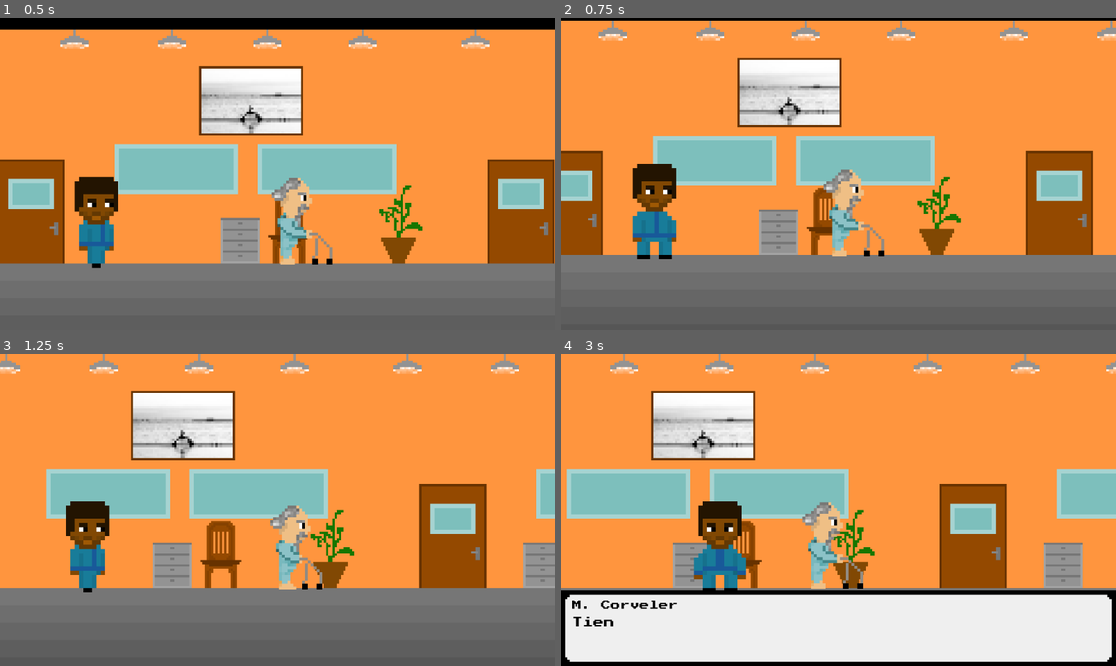
Above: before the commit, frames 1-4 (two rows, left to right).
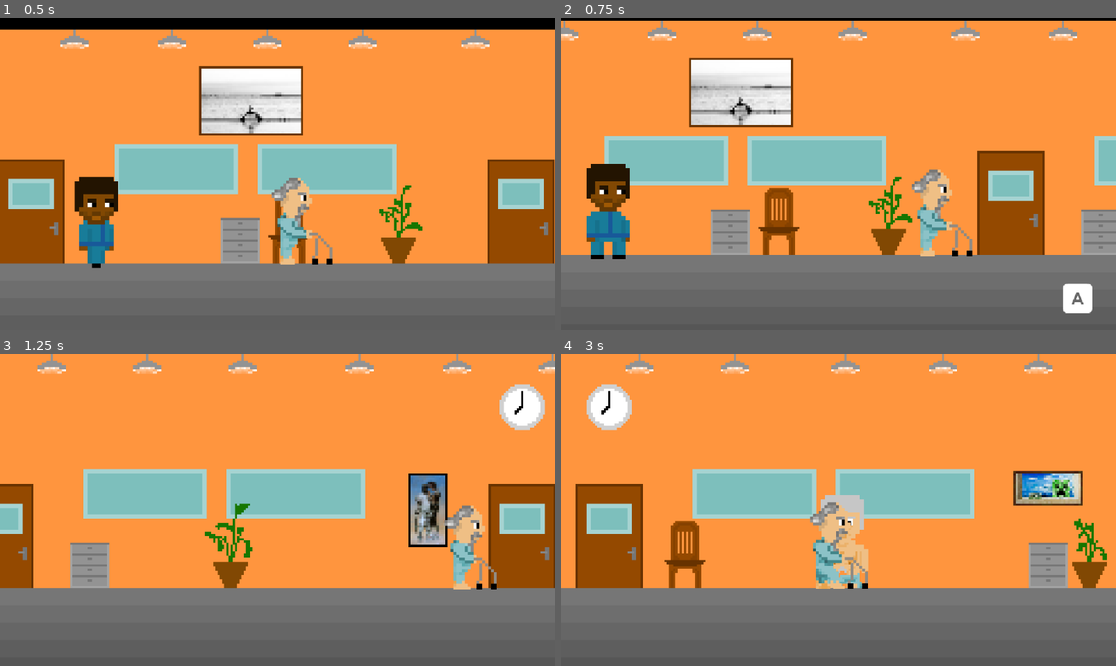
Above: after the commit, the same moments.

Repository: qcorveler/RGAME
Game: Godot game, scene res://Scenes/Levels/LevelIntro.tscn
Same seed, same stepped clock (60 frames per second), same inputs: the game is played once before the commit and once after it. This scene is started directly instead of the project's main scene.
Inputs:
- Up to frame 1 (0.5 s): no input
- Up to frame 2 (0.75 s): tap Enter (ui_accept) at 0.5 s; hold D (move_right) from 0.53 s (still down); hold Q (interact_a) from 0.53 s (still down)
- Up to frame 3 (1.25 s): keep holding D (move_right); keep holding Q (interact_a); tap Space (jump) at 0.77 s
- Up to frame 4 (3 s): release Q (interact_a) at 1.28 s; tap Backspace at 1.35 s; tap Space (jump) at 1.52 s; release D (move_right) at 2.03 s; hold A (move_left) 2.03-2.78 s; tap Keypad Enter at 2.1 s; hold D (move_right) from 2.78 s (still down); tap Q (interact_a) at 2.85 s

Frame 1 is identical in both runs. In frame 2, 31% of the frame differs, in the area x 0-100%, y 0-95%; in frame 3, 28%; in frame 4, 55%, in the area x 0-100%, y 0-100%.

Commit message:
Ajout de la transition entre les scènes LevelIntro + Level1 et ajout de l'effet de pixelisation

Diff:
--- a/raf-game/Scenes/Levels/LevelIntro.tscn
+++ b/raf-game/Scenes/Levels/LevelIntro.tscn
@@ -1,7 +1,8 @@
-[gd_scene load_steps=17 format=3 uid="uid://j3vno6m6c6ng"]
+[gd_scene load_steps=19 format=3 uid="uid://j3vno6m6c6ng"]
 
 [ext_resource type="Script" uid="uid://bl0x6ooit8gpl" path="res://Scripts/LevelIntro/level_intro.gd" id="1_ted0y"]
 [ext_resource type="PackedScene" uid="uid://b2m46f548yywj" path="res://Scenes/UI/pause_menu.tscn" id="2_jroud"]
+[ext_resource type="Shader" uid="uid://txrnk8fpn0jc" path="res://Shaders/Pixelise.gdshader" id="2_ke6a2"]
 [ext_resource type="Texture2D" uid="uid://flp0e0f07g3g" path="res://Img/Background/LevelIntro/Ehpad couloir-1.png" id="2_vswdf"]
 [ext_resource type="Texture2D" uid="uid://cycdqcq522h1e" path="res://Img/Background/LevelIntro/Ehpad couloir-2.png" id="3_4yojd"]
 [ext_resource type="Texture2D" uid="uid://clgc6rw11ve8q" path="res://Img/Background/LevelIntro/Ehpad couloir-3.png" id="4_ibo0l"]
@@ -38,6 +39,11 @@
 [sub_resource type="SegmentShape2D" id="SegmentShape2D_s7lup"]
 
 [sub_resource type="SegmentShape2D" id="SegmentShape2D_ibo0l"]
+
+[sub_resource type="ShaderMaterial" id="ShaderMaterial_2xmef"]
+shader = ExtResource("2_ke6a2")
+shader_parameter/pixel_size_pixels = 1.0
+shader_parameter/strength = 1.0
 
 [node name="LevelIntro" type="Node2D"]
 script = ExtResource("1_ted0y")
@@ -87,7 +93,7 @@
 
 [node name="PlayerRafVieux" parent="World" instance=ExtResource("8_jroud")]
 collision_mask = 3
-speed = 200
+speed = 2255
 jump_velocity = 0
 metadata/_edit_group_ = true
 
@@ -99,5 +105,15 @@
 
 [node name="Screen" parent="UI" instance=ExtResource("12_5bvio")]
 
+[node name="Pixelate" type="ColorRect" parent="UI"]
+material = SubResource("ShaderMaterial_2xmef")
+anchors_preset = 15
+anchor_right = 1.0
+anchor_bottom = 1.0
+grow_horizontal = 2
+grow_vertical = 2
+
 [node name="PauseMenu" parent="UI" instance=ExtResource("2_jroud")]
 visible = false
+
+[connection signal="pwd_correct" from="UI/Screen" to="." method="_on_screen_pwd_correct"]
--- a/raf-game/Scenes/Levels/level_1.tscn
+++ b/raf-game/Scenes/Levels/level_1.tscn
@@ -6,6 +6,7 @@
 [ext_resource type="PackedScene" uid="uid://b2m46f548yywj" path="res://Scenes/UI/pause_menu.tscn" id="3_3mqfk"]
 [ext_resource type="PackedScene" uid="uid://cvjixclkbpycv" path="res://Scenes/Personnages/PNJ/lama.tscn" id="4_cyadu"]
 [ext_resource type="Texture2D" uid="uid://bvh233qk6lq47" path="res://Lights/Lumière_Joueur.png" id="4_xgxfi"]
+[ext_resource type="Script" uid="uid://lr3ex5tifp70" path="res://Scripts/Lights/light_script.gd" id="5_5f3p6"]
 
 [sub_resource type="SpriteFrames" id="SpriteFrames_cyadu"]
 animations = [{
@@ -75,9 +76,13 @@
 scale = Vector2(3, 3)
 
 [node name="PointLight2D" type="PointLight2D" parent="World/Lama"]
+color = Color(1, 1, 0.46666667, 1)
 range_item_cull_mask = 7
 texture = ExtResource("4_xgxfi")
+offset = Vector2(-7, 0)
 texture_scale = 0.42
+script = ExtResource("5_5f3p6")
+base_texture_scale = 0.42
 
 [node name="Player" parent="World" instance=ExtResource("1_tlcug")]
 position = Vector2(393, 231)
@@ -86,6 +91,8 @@
 [node name="PointLight2D" type="PointLight2D" parent="World/Player"]
 range_item_cull_mask = 3
 texture = ExtResource("4_xgxfi")
+texture_scale = 1.87
+script = ExtResource("5_5f3p6")
 
 [node name="UI" type="CanvasLayer" parent="."]
 
--- a/raf-game/Scripts/LevelIntro/level_intro.gd
+++ b/raf-game/Scripts/LevelIntro/level_intro.gd
@@ -25,6 +25,8 @@
 
 var dialogue_index := 0
 @onready var scene_dialogues = DialogueLoader.dialogues["level_intro"]
+
+@onready var pixelate = ui.get_node("Pixelate")
 
 var screen_reached : bool = false
 
@@ -84,6 +86,9 @@
 	# Gestion de l'écran d'ordinateur
 	screen.set_visible(false)
 
+	# Gestion de la pixélisation
+	pixelate.visible = false
+
 func _process(_delta):
 	# Tableau Saint Malo
 	saint_malo = 850 <= player.position.x and player.position.x <= 1200 and !screen_reached
@@ -122,3 +127,21 @@
 		if storage :
 			dialoguePanel.set_lines(scene_dialogues["storage"]["lines"])
 			dialoguePanel.set_active(true)
+
+func pixelate_in():
+	pixelate.visible = true
+	var mat = pixelate.material
+	# initialisation propre
+	mat.set_shader_parameter("pixel_size_pixels", 1.0)
+	mat.set_shader_parameter("strength", 1.0)
+
+	var tween = create_tween()
+	tween.tween_property(mat, "shader_parameter/pixel_size_pixels", 64.0, 1.5)
+	await tween.finished
+
+func _on_screen_pwd_correct() -> void:
+	await get_tree().create_timer(1.0).timeout
+	await pixelate_in()
+	await get_tree().create_timer(0.5).timeout
+	screen.toggle_visible()
+	SceneTransition.go_to_scene("Levels/level_1")
--- a/raf-game/Scripts/LevelIntro/screen.gd
+++ b/raf-game/Scripts/LevelIntro/screen.gd
@@ -2,6 +2,8 @@
 
 var vis = false
 var can_write = false
+
+signal pwd_correct
 
 func toggle_visible() :
 	can_write = false
@@ -94,18 +96,19 @@
 		_on_password_fail()
 
 func _on_password_success():
-	# Effet visuel ou suite du jeu
-	# Réinitialise le champ si besoin
+	# Passer au niveau suivant
 	_password = ""
 	password_label.text = _display_text()
 	result_label.label_settings.font_color = Color("009000ff")
 	result_label.text = "Mot de passe correct"
-	# ... autre logique
+	# TODO Ajouter un son !
+	pwd_correct.emit()
+
 
 func _on_password_fail():
-	# par ex. clear, vibrate, jouer son d'erreur
 	_password = ""
 	password_label.text = _display_text()
 	result_label.label_settings.font_color = Color("900000ff")
 	result_label.text = "Mot de passe incorrect"
+	# TODO Ajouter un son !
 	# tu peux aussi jouer une animation d'erreur
--- /dev/null
+++ b/raf-game/Scripts/Lights/light_script.gd
@@ -0,0 +1,10 @@
+extends PointLight2D
+
+var base_energy = 1.0
+@export var base_texture_scale : float = 1.0
+var t = 0.0
+
+func _process(delta):
+	t += delta
+	energy = base_energy + sin(t * 2.0) * 0.1
+	texture_scale = base_texture_scale + sin(t * 2.0) * 0.02
--- /dev/null
+++ b/raf-game/Shaders/Pixelise.gdshader
@@ -0,0 +1,25 @@
+shader_type canvas_item;
+
+// texture de l’écran
+uniform sampler2D screen_tex : hint_screen_texture, filter_linear_mipmap;
+
+// taille du bloc en pixels (1 = pas de pixelisation, 4 = bloc 4x4 pixels, ...)
+uniform float pixel_size_pixels : hint_range(1, 256) = 1.0;
+
+// force du pixelate (0 = aucun, 1 = full pixel)
+uniform float strength : hint_range(0.0, 1.0) = 0.0;
+
+void fragment() {
+    // calcule le nombre de blocs (largeur/hauteur)
+    vec2 blocks = vec2(1.0) / (SCREEN_PIXEL_SIZE * pixel_size_pixels);
+
+    // pixelated UV
+    vec2 uv_pixel = floor(SCREEN_UV * blocks) / blocks;
+
+    // lecture des deux versions
+    vec4 orig = texture(screen_tex, SCREEN_UV);
+    vec4 pixel = texture(screen_tex, uv_pixel);
+
+    // mélange progressif
+    COLOR = mix(orig, pixel, strength);
+}
Not shown: 1 places in raf-game/Scenes/Levels/level_1.tscn that only renumber resources
Not shown, added: raf-game/Scripts/Lights/light_script.gd.uid
Not shown, added: raf-game/Shaders/Pixelise.gdshader.uid
